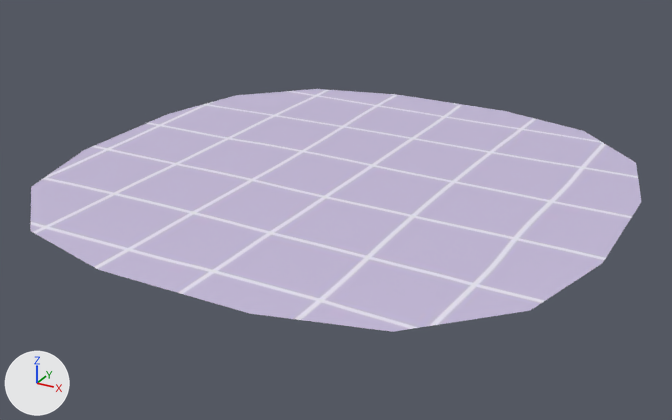
The FBX model Assets/ART/Tomogatchi test/CUBE.fbx as it was, and as the next commit left it.
Rendered twice from a camera (50 mm lens) standing at (25.0, -46.1, 10.5) and looking at (0.6, -1.8, -11.7). The lights are fixed; the arrows at lower left show +X, +Y and +Z. Where no turn or scale is listed for an object, it has been applied to the vertices.

The scene before the commit, as lines of its bpy script (objects in view):
```python
mat_background = principled_material('Background')
mat_background.texture = img_c3ee77b5e24755a41422ae516ac4df59_jpg
me_cube_002 = bpy.data.meshes.new('Cube.002')
me_cube_002.from_pydata(...)  # 48 vertices, 41 faces; spans x -15.8..17.0, y -17.2..15.5, z -9.7
me_cube_002.materials.append(mat_background)  # picture img_c3ee77b5e24755a41422ae516ac4df59_jpg
ob_cube_001 = bpy.data.objects.new('Cube.001', me_cube_002)
ob_cube_001.location = (0.0, 0.0, 0.0)
```
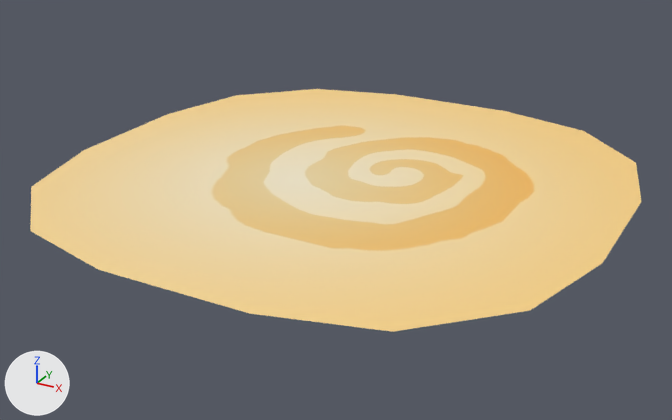
Boxes [x1, y1, x2, y2] around the edits, measured in the pictures (672 x 420 px):
'Cube.001', surface changed (white to beige)
    both: [30, 89, 641, 332]

The change, as a list of edits to the scene's bpy script:
```text
Add img_background_png:
    img_background_png = load_image('background.png', 'Texture/background.png', 2048, 2048, 'sRGB')
Change mat_background:
    mat_background.texture: img_c3ee77b5e24755a41422ae516ac4df59_jpg -> img_background_png  # not seen -> with its transparency
Change me_cube_002:
    where me_cube_002.from_pydata(...)  # 48 vertices, 41 faces; spans x -15.8..17.0, y -17.2..15.5, z -9.7
    used by ob_cube_001; location = (0.0, 0.0, 0.0)
    me_cube_002 part 1: texture (UV) coordinates of 41 of 41 faces, centred in x -15.0..16.2, y -16.4..14.7, z -9.7, changed; they spanned u 0.02..1.01, v 0.2..0.75 and now span u 0.0..1.0, v 0.0..1.0
```
